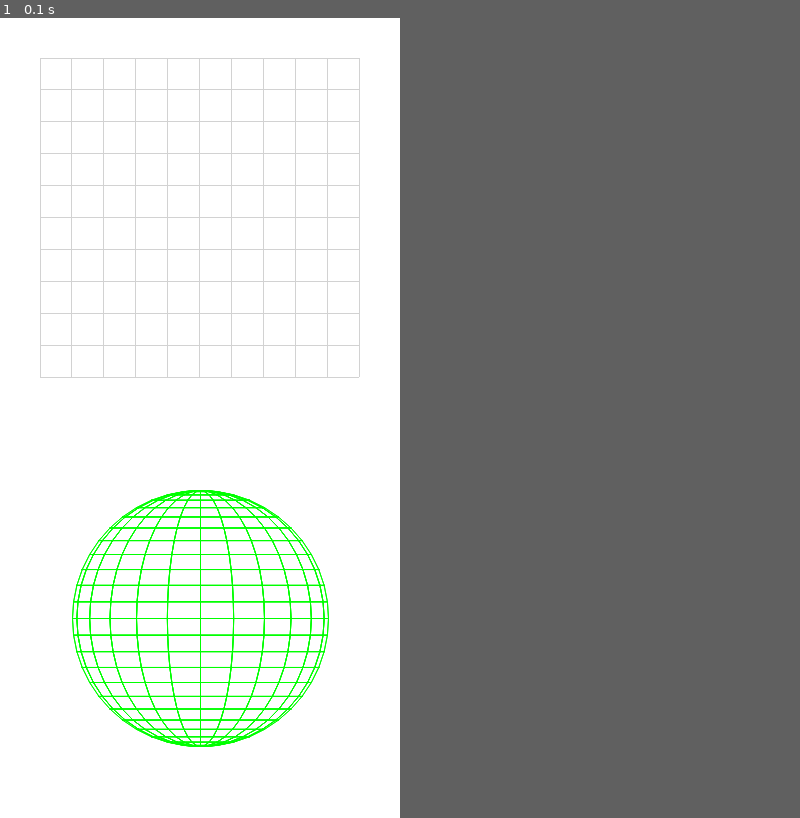
Above: before the commit, frame 1.
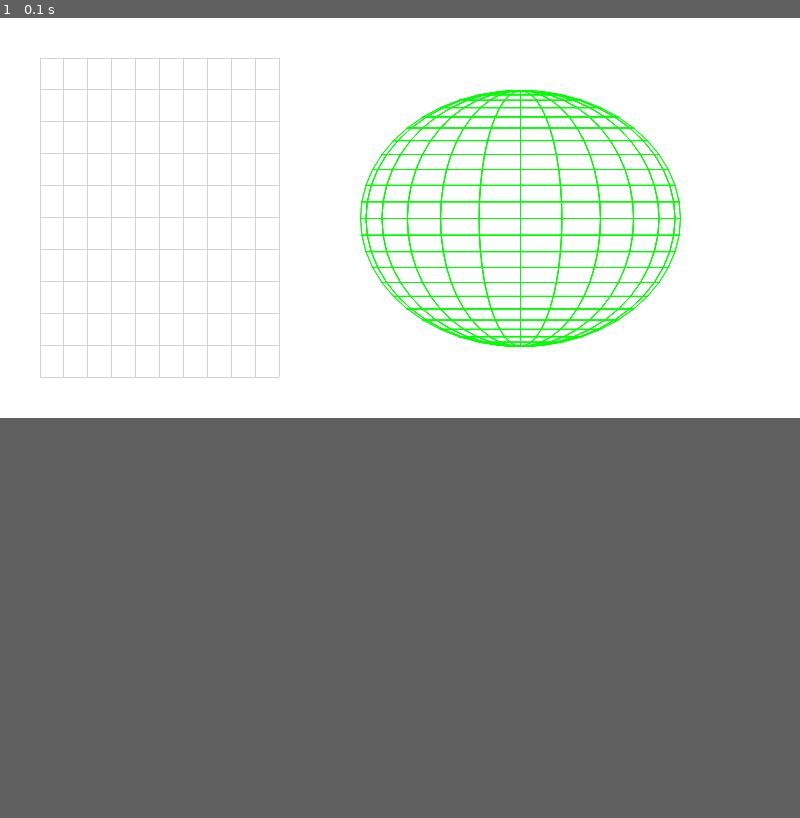
Above: after the commit, the same moment.

Repository: asafpm/PolarizationAnalyzer
Game: pygame game, started from app.py
Same seed, same stepped clock (60 frames per second), same inputs: the game is played once before the commit and once after it. The source is Python 2; it was converted automatically to run under Python 3.
Inputs:
- Up to frame 1 (0.1 s): no input
In our replay, the window is 400x800 before the commit and 800x400 after it. These sizes can differ from the game's own. Grey fills any space a smaller window leaves; there, only what the larger window draws over its background counts as a difference.

The runs differ from the first frame. In frame 1, 5.1% of the frame differs, in the area x 7-86%, y 5-92%.

Commit message:
Small changes to work nicely with lab laptop.

Diff:
--- a/app.py
+++ b/app.py
@@ -144,7 +144,7 @@
         self._wireframe = wireframe
         self.nodeColor = (0,0,255)
         self.edgeColor = (0,255,0)
-        self.nodeRadius = 2
+        self.nodeRadius = 4
         self.displayNodes = True
         self.displayEdges = True
 
@@ -253,7 +253,7 @@
 
     def __init__(self, wireframe):
         threading.Thread.__init__(self)                     #Call constructor of parent
-        self.ser = Serial("/dev/ttyACM0",115200)            #Initialize serial port
+        self.ser = Serial("/dev/ttyACM1",115200)            #Initialize serial port
         self.data_buff_size = 1024                           #Buffer size
         self.data = np.zeros(self.data_buff_size)              #Data buffer
         self.datay = np.zeros(self.data_buff_size)
@@ -331,6 +331,7 @@
             s1 = sum(self.s1)/len(self.s1)
             s2 = sum(self.s2)/len(self.s2)
             s3 = sum(self.s3)/len(self.s3)
+            print([s1,s2,s3])
             (x,y,z), r = (0.5,0.5, 0.5), 0.4
             if s0 > 0: #If the intensity is greater than zero
                 l = np.sqrt(s1**2+s2**2+s3**2)
@@ -517,15 +518,15 @@
 
 class PolarisationAnalyser():
     def __init__(self):
-        w = Window(400,800)
+        w = Window(800,400)
         data = ([1],[1])
-        self.wfv = WireframeViewer((0.1,0.55,0.8,0.4))
+        self.wfv = WireframeViewer((0.4,0.1,0.5,0.8))
         self.wfv.addWireframe('sphere', shape.Sphere((0.5,0.5, 0.5), 0.4, resolution=24), displayNodes=False)
 
         dwf = wf.Wireframe()
         self.wfv.addWireframe('sphere_points', dwf, displayEdges=False)
         self.dr = DataReader(dwf)
-        osc = Oscilloscope((0.1, 0.05, 0.8, 0.4), self.dr)
+        osc = Oscilloscope((0.05, 0.1, 0.3, 0.8), self.dr)
 
         w.add(osc)
         w.add(self.wfv)
